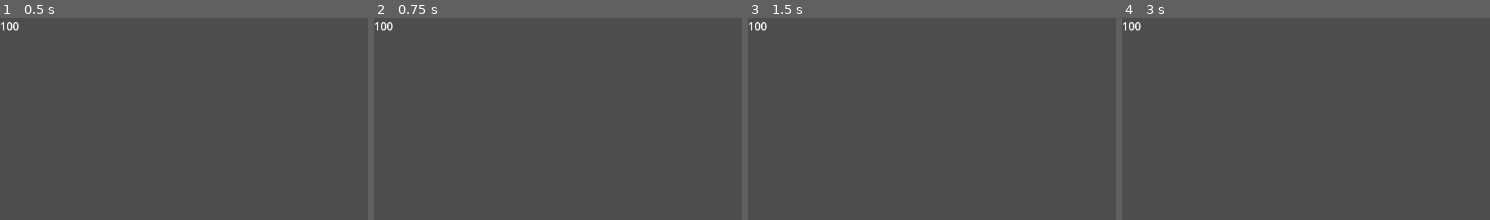
Above: before the commit, frames 1-4 (left to right).
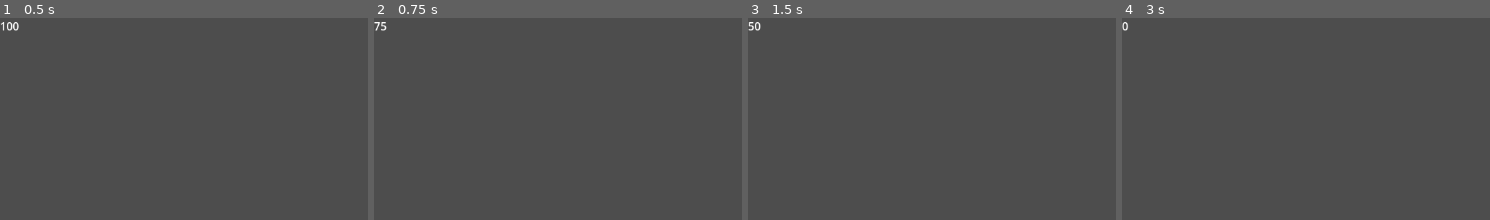
Above: after the commit, the same moments.

Repository: The-Sleety/jam
Game: Godot game, scene res://Scenes/Entities/Player.tscn
Two runs of this game, one before a commit and one after it. Both use one fixed random seed, a clock stepped at 60 frames per second and the inputs below.
Inputs:
- Up to frame 1 (0.5 s): no input
- Up to frame 2 (0.75 s): tap Enter at 0.5 s; hold D (go_right) from 0.53 s (still down); tap G (hurt, bound only after the commit) at 0.6 s
- Up to frame 3 (1.5 s): release D (go_right) at 1.28 s; hold S (go_down) from 1.28 s (still down); tap G (hurt, bound only after the commit) at 1.35 s
- Up to frame 4 (3 s): release S (go_down) at 2.03 s; hold D (go_right) 2.03-2.78 s; tap G (hurt, bound only after the commit) at 2.1, 2.85 s; hold W (go_up) from 2.78 s (still down)
The pictures show only the part of the screen within x 0-50%, y 0-50%; the shares and areas given below are measured in that part.

Frame 1 is identical in both runs. In frame 2, 0.1% of the frame differs, in the area x 0-6%, y 1-7%; in frame 3, 0.1%; in frame 4, 0.2%.

Commit message:
hurt
Added Getting Hurt

Diff:
--- a/new-game-project/Scenes/Entities/HealthText.gd
+++ b/new-game-project/Scenes/Entities/HealthText.gd
@@ -3,9 +3,9 @@
 
 # Called when the node enters the scene tree for the first time.
 func _ready() -> void:
-	text =	str($"../..".Health)
 	pass # Replace with function body.
 
 # Called every frame. 'delta' is the elapsed time since the previous frame.
 func _process(delta: float) -> void:
+	text =	str($"../..".Health)
 	pass
--- a/new-game-project/Scenes/Entities/player.gd
+++ b/new-game-project/Scenes/Entities/player.gd
@@ -11,4 +11,11 @@
 	else:
 		velocity = Vector2.ZERO
 
+	if Input.is_action_just_pressed("hurt"):
+		getHurt(25);
+
 	move_and_slide()
+
+func getHurt(dmg:int):
+	clamp(Health ,0, 100)
+	Health -= dmg
--- a/new-game-project/project.godot
+++ b/new-game-project/project.godot
@@ -37,3 +37,8 @@
 "events": [Object(InputEventKey,"resource_local_to_scene":false,"resource_name":"","device":-1,"window_id":0,"alt_press …(192 unchanged characters)…
 ]
 }
+hurt={
+"deadzone": 0.2,
+"events": [Object(InputEventKey,"resource_local_to_scene":false,"resource_name":"","device":-1,"window_id":0,"alt_pressed":false,"shift_pressed":false,"ctrl_pressed":false,"meta_pressed":false,"pressed":false,"keycode":0,"physical_keycode":71,"key_label":0,"unicode":103,"location":0,"echo":false,"script":null)
+]
+}
